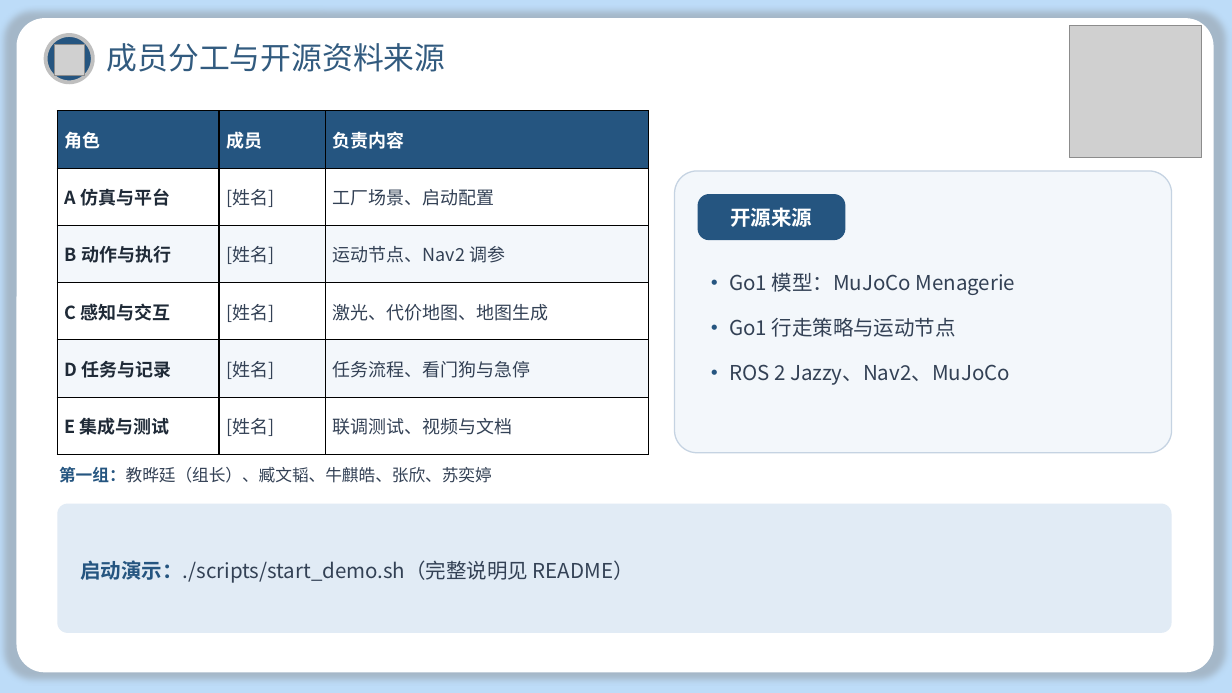
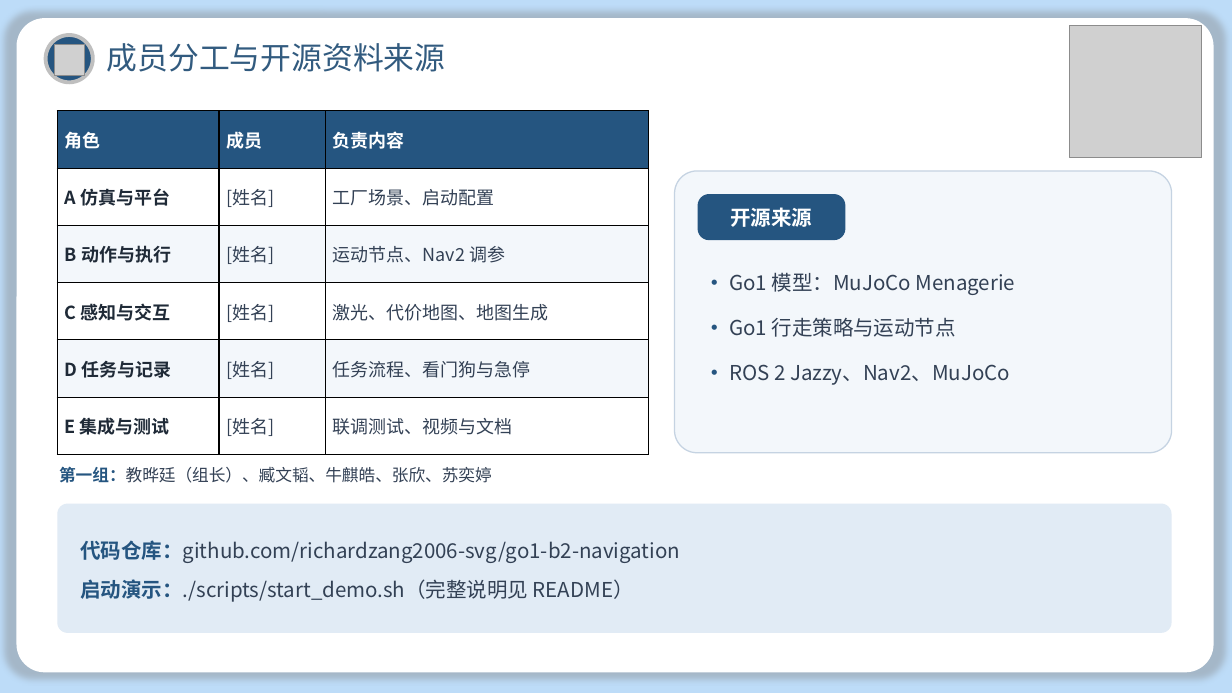
Before and after one commit to Ishjoel/go1-b2-navigation, a slide deck: slide 9 of docs/B2车间通道通行_汇报.pptx. Drawn at 1232x693 pixels with LibreOffice and Linux fonts; fonts in the diff are those of the drawing; grey boxes stand for pictures; background and template pictures are left out. Boxes give left, top, right and bottom in pixels: in the first picture for what was removed or moved away, otherwise in the second. Text is boxed around its words. In the diff, an @@ line names an element or a change of style, - is before the commit and + after.

```diff
--- a/docs/B2车间通道通行_汇报.pptx
+++ b/docs/B2车间通道通行_汇报.pptx
@@ text at bbox=[80, 540, 680, 563]: paragraph added @@
+代码仓库：github.com/richardzang2006-svg/go1-b2-navigation
```
Also in this commit, not shown: 1 other file.
